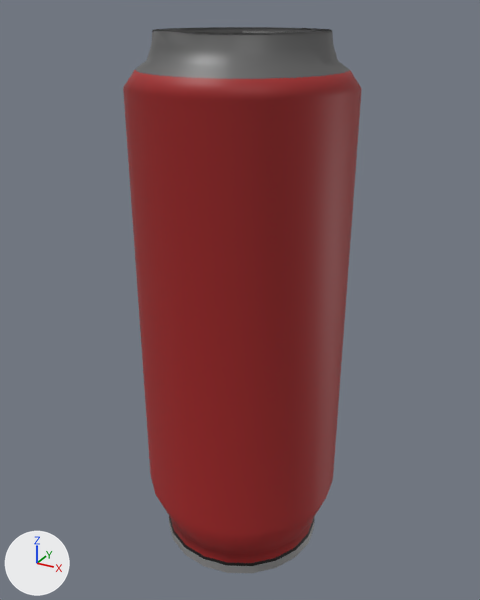
An edit to the COLLADA model src/blimp_description/meshes/blimp_body/blimp_body_cola_v3.dae, drawn before and after from the same camera.
Rendered twice from a camera (50 mm lens) standing at (2.78, -5.1, 2.68) and looking at (-0.04, 0.03, 0.11). Arrows for +X, +Y and +Z are at lower left; the lights stay in place. Vertices at the same position are counted once.

The older version as bpy lines, for what is in view:
```python
me_pcylinder1mesh_005 = bpy.data.meshes.new('pCylinder1Mesh.005')
me_pcylinder1mesh_005.from_pydata(...)  # 500 vertices, 992 faces; spans x -0.98..0.98, y -0.98..0.98, z -2.51..2.52
# faces by material slot: [231, 223, 162, 42, 334]
me_pcylinder1mesh_005.materials.append(mat_phong1_009)  # grey #707070
me_pcylinder1mesh_005.materials.append(mat_lambert2_007)  # grey #a7a9a6
me_pcylinder1mesh_005.materials.append(mat_lambert3_003)  # red #a32324
me_pcylinder1mesh_005.materials.append(mat_lambert4_001)  # black #1f1f1f
me_pcylinder1mesh_005.materials.append(mat_blinn1_001)  # grey #aaaaaa
ob_pcylinder1 = bpy.data.objects.new('pCylinder1', me_pcylinder1mesh_005)
ob_pcylinder1.location = (0.0, 0.0, 0.0)
```
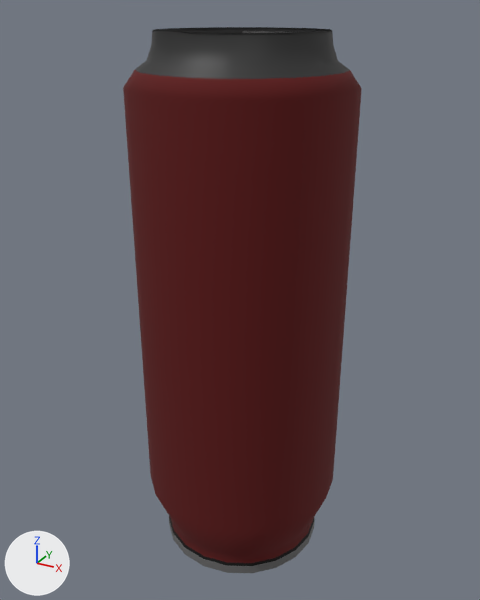
The newer file is also turned or shifted as a whole; pictures and numbers use the older file's frame.

Diff of the bpy script that builds the scene:
```diff
--- a/src/blimp_description/meshes/blimp_body/blimp_body_cola_v3.dae.py
+++ b/src/blimp_description/meshes/blimp_body/blimp_body_cola_v3.dae.py
@@ mat_blinn1 @@
+mat_blinn1 = principled_material('blinn1')
+mat_blinn1.base_color = (0.133, 0.133, 0.133)  # dark grey #666666
+mat_blinn1.roughness = 0.7
@@ mat_lambert3 @@
+mat_lambert3 = principled_material('lambert3')
+mat_lambert3.base_color = (0.11, 0.00131, 0.00137)  # dark red #5d0405
+mat_lambert3.roughness = 0.9
@@ mat_phong1 @@
+mat_phong1 = principled_material('phong1')
+mat_phong1.base_color = (0.0223, 0.0223, 0.0223)  # black #292929
+mat_phong1.roughness = 0.55
@@ mat_lambert4 @@
+mat_lambert4 = principled_material('lambert4')
+mat_lambert4.base_color = (0.00105, 0.00105, 0.00105)  # black #030303
+mat_lambert4.roughness = 0.9
@@ mat_lambert2 @@
+mat_lambert2 = principled_material('lambert2')
+mat_lambert2.base_color = (0.125, 0.131, 0.122)  # dark grey #636562
+mat_lambert2.roughness = 0.9
@@ me_pcylinder1mesh_005 @@
 me_pcylinder1mesh_005.from_pydata(...)  # 500 vertices, 992 faces; spans x -0.98..0.98, y -0.98..0.98, z -2.51..2.52
 # used by ob_pcylinder1; location = (0.0, 0.0, 0.0)
-me_pcylinder1mesh_005.materials.append(mat_lambert2_007)  # grey #a7a9a6
+# me_pcylinder1mesh_005 part 1: all 231 faces that had it switch from mat_phong1_009 (grey #707070) to mat_phong1 (black #292929)
+# me_pcylinder1mesh_005 part 2: all 162 faces that had it switch from mat_lambert3_003 (red #a32324) to mat_lambert3 (dark red #5d0405)
+# me_pcylinder1mesh_005 part 3: all 42 faces that had it switch from mat_lambert4_001 (black #1f1f1f) to mat_lambert4 (black #030303)
+# me_pcylinder1mesh_005 part 4: all 334 faces that had it switch from mat_blinn1_001 (grey #aaaaaa) to mat_blinn1 (dark grey #666666)
+me_pcylinder1mesh_005.materials.append(mat_lambert2)  # dark grey #636562
```

Changed parts and their boxes (x1, y1, x2, y2) in the pictures (480 x 600 px):
part 1 of me_pcylinder1mesh_005, recoloured (grey to black): (135, 27, 349, 79) in both
part 2 of me_pcylinder1mesh_005, recoloured: (123, 70, 362, 563) in both
part 3 of me_pcylinder1mesh_005, recoloured: (169, 516, 315, 566) in both
part 4 of me_pcylinder1mesh_005, recoloured: (169, 520, 314, 573) in both
